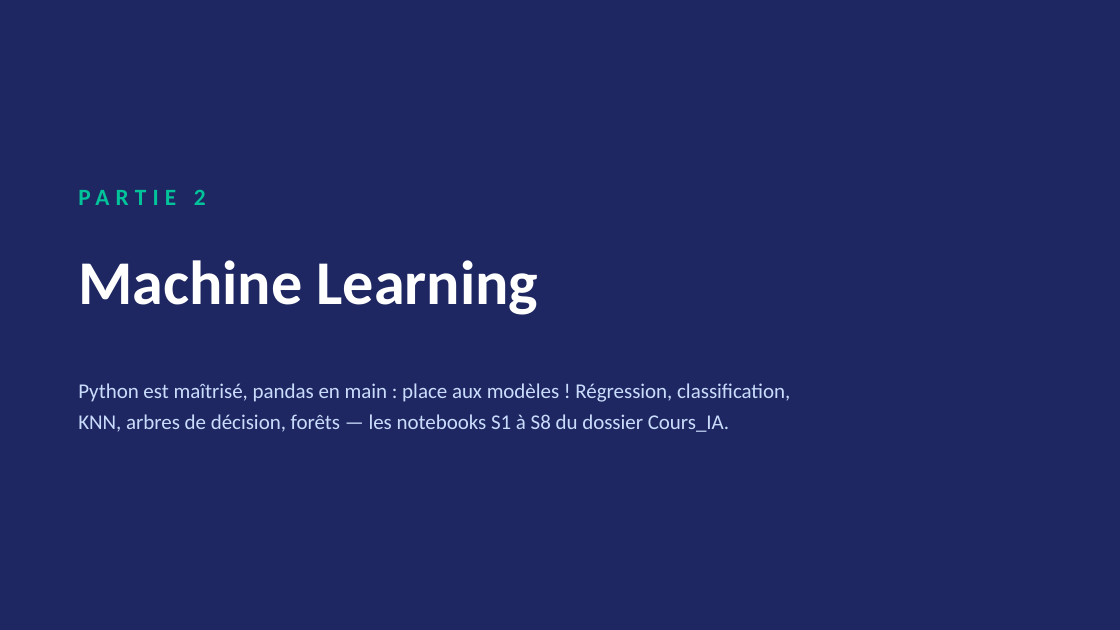
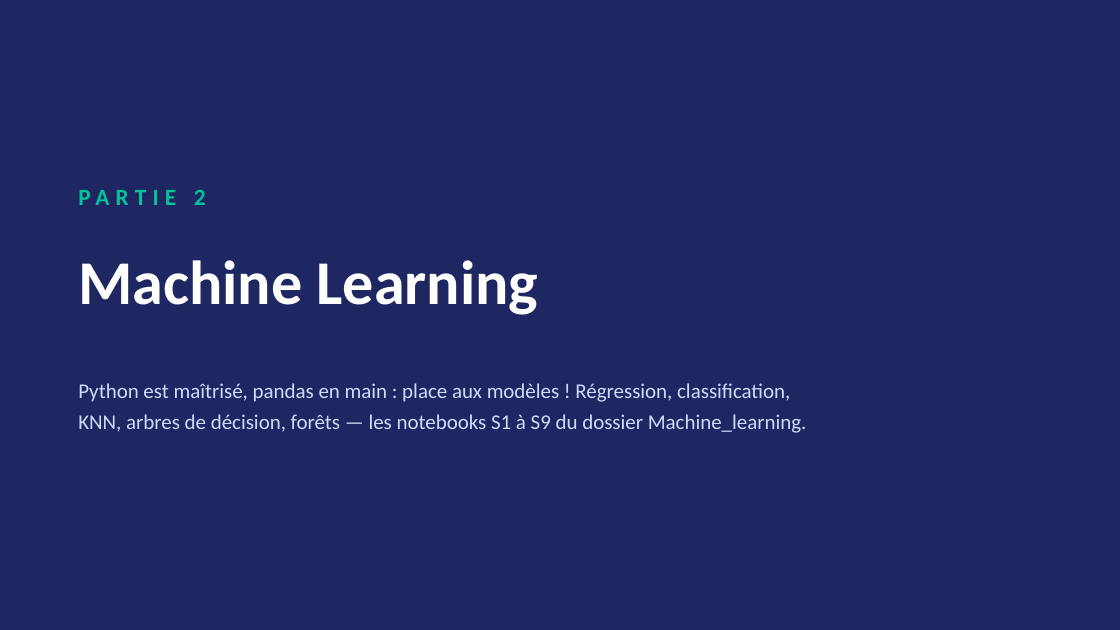
Before and after one commit to RobinsanKiritheepan/Cours_Python, a slide deck: slide 21 of Cours_Python_IA.pptx. Drawn at 1120x630 pixels with LibreOffice and Linux fonts; fonts in the diff are those of the drawing. Boxes give left, top, right and bottom in pixels: in the first picture for what was removed or moved away, otherwise in the second. Text is boxed around its words. In the diff, an @@ line names an element or a change of style, - is before the commit and + after.

Commit message:
cours S8_P4 + PowerPoints S7/S8

```diff
--- a/Cours_Python_IA.pptx
+++ b/Cours_Python_IA.pptx
@@ text at [78,414,807,433]: text changed @@
-KNN, arbres de décision, forêts — les notebooks S1 à S8 du dossier Cours_IA.
+KNN, arbres de décision, forêts — les notebooks S1 à S9 du dossier Machine_learning.
```
Also in this commit, not shown: 2 other slides changed, 4 slides added, 14 other files.
